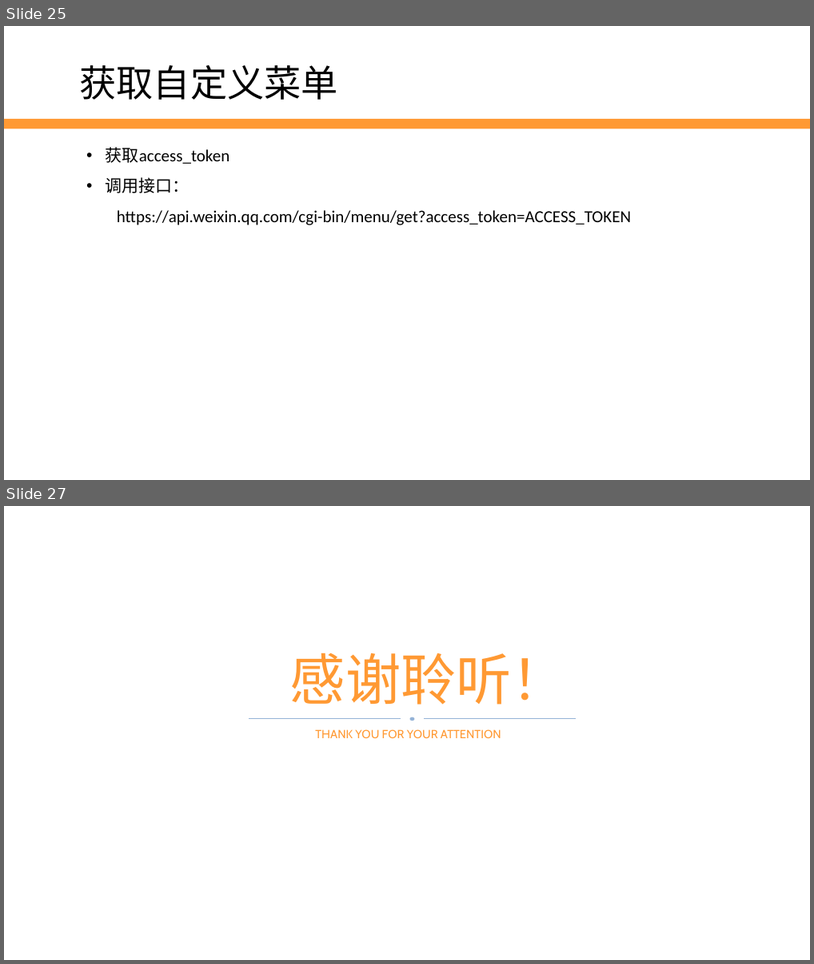
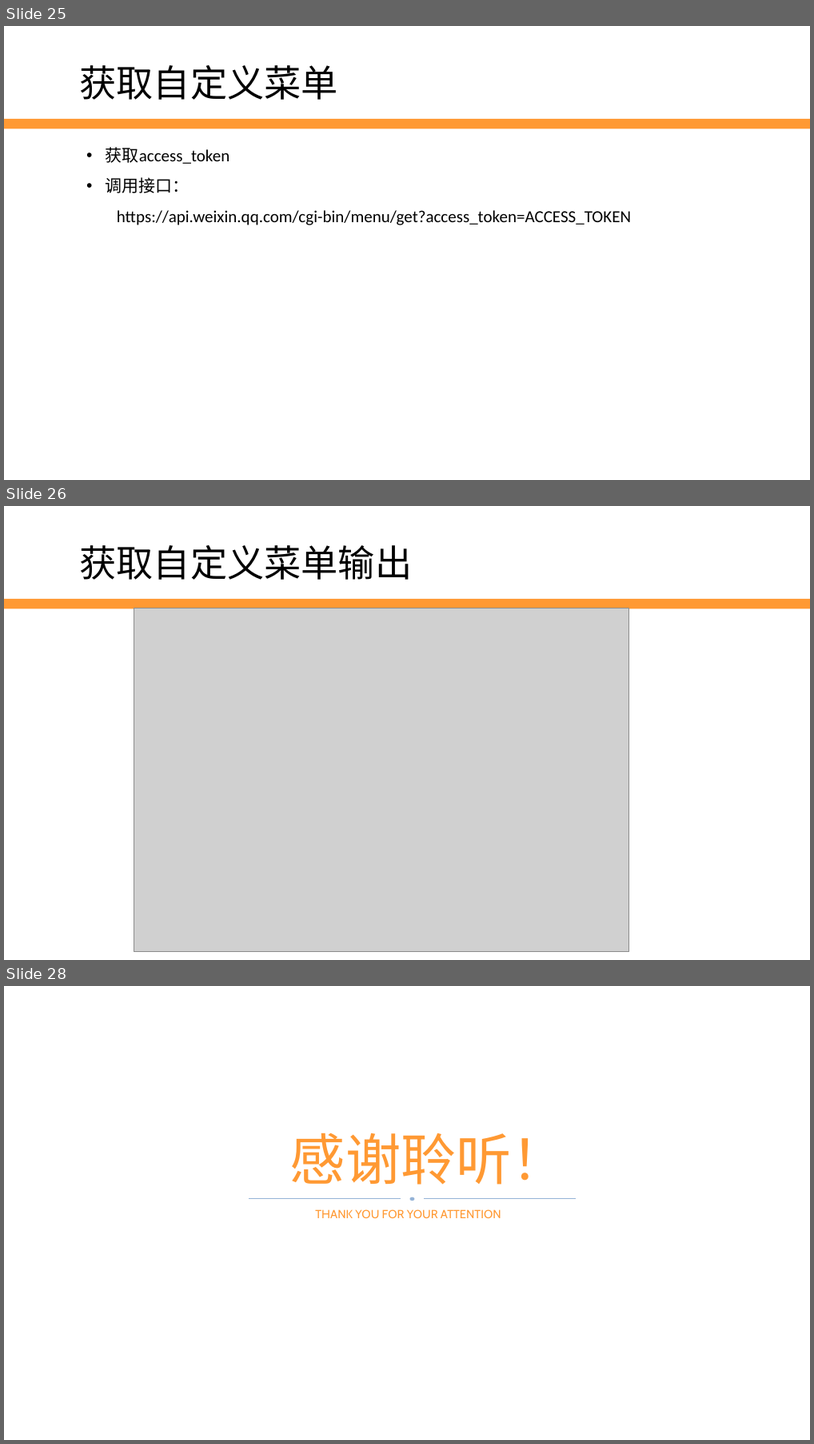
Before and after one commit to edu2act/2017-2018_1st_Wechat_Web_Programming, a slide deck: meterials/slides/ch05 user-defined-menu.pptx. Shown one above the other, each under a label of ours: slides 25 and 27 before the commit, slides 25, 26 and 28 after it; the slides between them are not shown. The pictures are 814x964 and 814x1444 pixels, drawn with LibreOffice and Linux fonts; fonts in the diff are those of the drawing; grey boxes stand for pictures; background and template pictures are left out. Boxes give left, top, right and bottom in pixels: in the first picture for what was removed or moved away, otherwise in the second. Text is boxed around its words. In the diff, an @@ line names an element or a change of style, - is before the commit and + after.

```diff
--- a/meterials/slides/ch05 user-defined-menu.pptx
+++ b/meterials/slides/ch05 user-defined-menu.pptx
@@ slide 26 added at (4,506,810,960), background #FFFFFF; not listed: 1 template element that a slide beside it also shows @@
@@ text added at (80,545,413,580), 44 pt, text #000000 @@
+获取自定义菜单输出
@@ picture added at (134,608,630,952) @@
@@ what was slide 27 is now slide 28 @@
```
Also in this commit, not shown: 1 slide changed, 1 other file.
